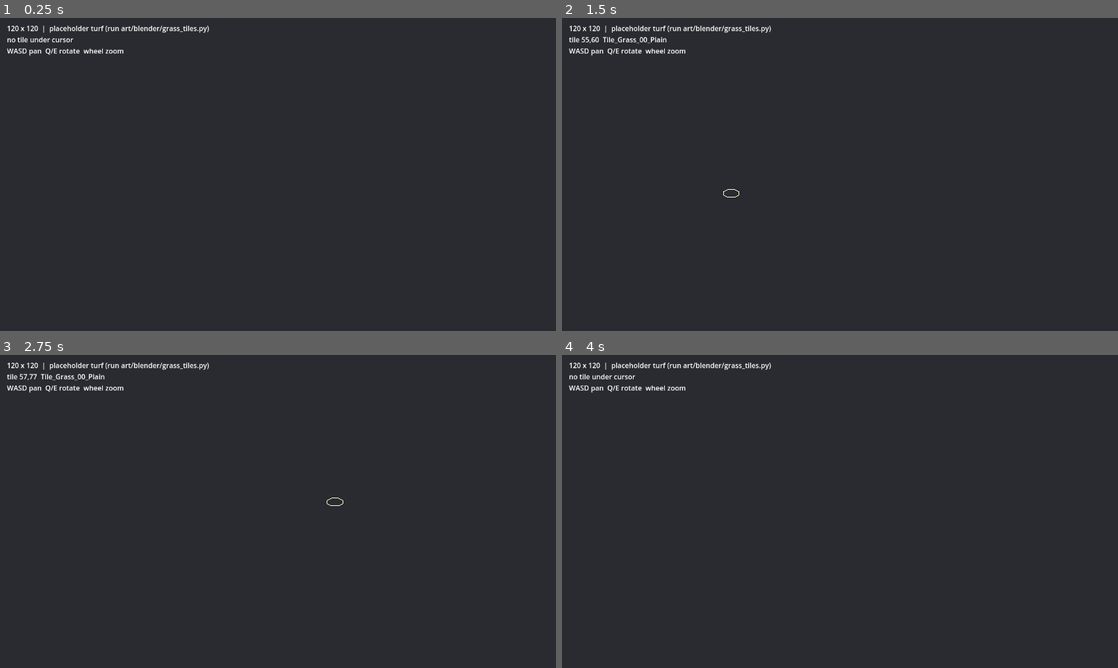
Above: before the commit, frames 1-4 (two rows, left to right).
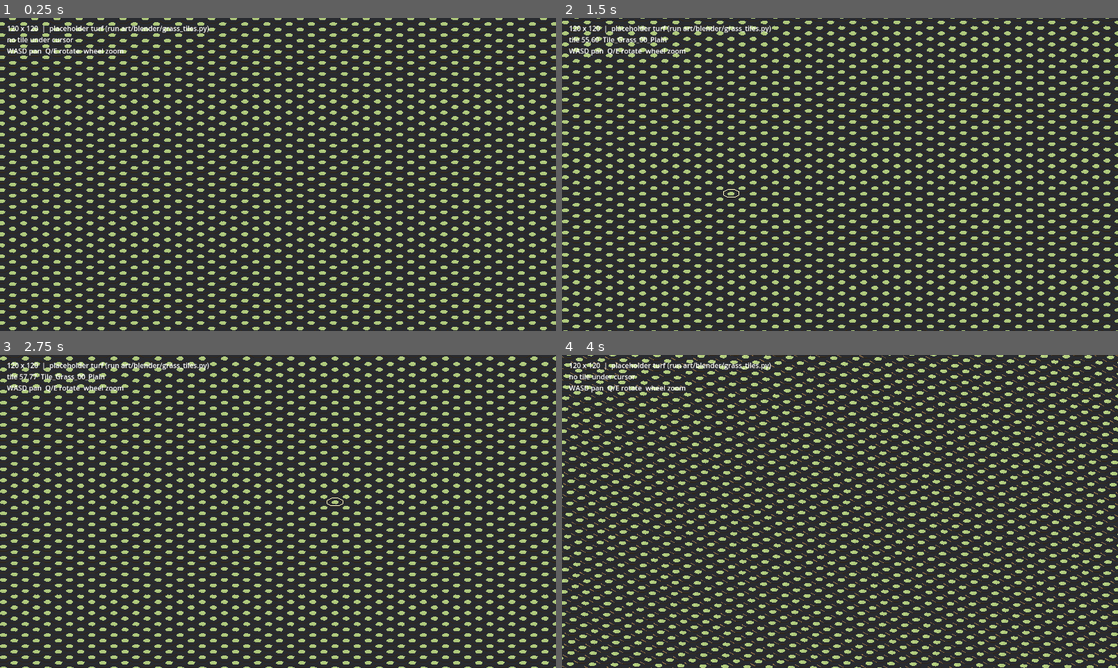
Above: after the commit, the same moments.

Repository: AdLgames/rndxero
Game: Godot game, scene res://scenes/main.tscn
The game is run twice, just before and just after one commit, with the same random seed, the same clock (stepped at 60 frames per second) and the same inputs.
Inputs (mouse positions are in pixels of both pictures, inside the frame that each line leads up to):
- Up to frame 1 (0.25 s): no input
- Up to frame 2 (1.5 s): tap Enter at 0.5 s; move the mouse to (962, 158) at 0.52 s; hold S (cam_pan_down) 0.53-1.28 s; click (962, 158) at 0.67 s; move the mouse to (728, 190) at 1.27 s; tap A (cam_pan_left) at 1.35 s; click (728, 190) at 1.42 s
- Up to frame 3 (2.75 s): tap Space at 2 s; move the mouse to (333, 442) at 2.02 s; hold D (cam_pan_right) from 2.03 s (still down); click (333, 442) at 2.17 s
- Up to frame 4 (4 s): move the mouse to (812, 574) at 2.77 s; release D (cam_pan_right) at 2.78 s; tap W (cam_pan_up) at 2.85 s; click (812, 574) at 2.92 s; tap Enter at 3.5 s; move the mouse to (1006, 558) at 3.52 s; hold Q (cam_rotate_ccw) from 3.53 s (still down); click (1006, 558) at 3.67 s

The runs differ from the first frame. In frame 1, 19% of the frame differs, in the area x 0-100%, y 0-100%; in frame 2, 19%; in frame 3, 19%; in frame 4, 21%.
Error before the commit: Parse Error: Assigned value for constant "GRASS_WEIGHTS" isn't a constant expression. (res://scripts/grid/tile_types.gd:18)

Commit message:
Fix non-constant const initializers in tile scripts
GRASS_WEIGHTS was built with a PackedFloat32Array() constructor call, which
is not a constant expression and failed to parse. Four other consts had the
same defect: the Array[T]-annotated direction and variant lists, and
TURF_RINGS / TileHighlight.LIFT, which referenced TilePalette.TILE_H.

All const initializers are now plain literals or built-in struct
constructors. Ring and highlight heights became offsets added to TILE_H at
build time, and loop variables over the untyped direction lists are
annotated explicitly so the arithmetic still type-checks.

Co-Authored-By: Claude Opus 5 <noreply@anthropic.com>
Claude-Session: https://claude.ai/code/session_01Aq6jJebgAV8HwA1vEnrhbh

Diff:
--- a/scripts/grid/oct_grid.gd
+++ b/scripts/grid/oct_grid.gd
@@ -25,10 +25,10 @@
 
 ## Orthogonal neighbours share an octagon edge; diagonal neighbours are only
 ## connected through the gap square between them.
-const ORTHO_DIRS: Array[Vector2i] = [
+const ORTHO_DIRS := [
 	Vector2i(1, 0), Vector2i(-1, 0), Vector2i(0, 1), Vector2i(0, -1),
 ]
-const DIAG_DIRS: Array[Vector2i] = [
+const DIAG_DIRS := [
 	Vector2i(1, 1), Vector2i(-1, -1), Vector2i(1, -1), Vector2i(-1, 1),
 ]
 
@@ -88,10 +88,11 @@
 ## The four octagons touching a gap. Entries may be out of bounds at the map
 ## border; callers should filter with in_bounds().
 func gap_neighbours(g: Vector2i) -> Array[Vector2i]:
-	return [
+	var out: Array[Vector2i] = [
 		Vector2i(g.x - 1, g.y - 1), Vector2i(g.x, g.y - 1),
 		Vector2i(g.x - 1, g.y), Vector2i(g.x, g.y),
 	]
+	return out
 
 
 ## The gap a diagonal step passes through. `dir` must be one of DIAG_DIRS.
@@ -105,15 +106,15 @@
 func neighbours(t: Vector2i, blocked_gaps: PackedByteArray = PackedByteArray()) -> Array[Vector2i]:
 	var out: Array[Vector2i] = []
 	for d in ORTHO_DIRS:
-		var n := t + d
+		var n: Vector2i = t + d
 		if in_bounds(n):
 			out.append(n)
 	for d in DIAG_DIRS:
-		var n := t + d
+		var n: Vector2i = t + d
 		if not in_bounds(n):
 			continue
 		if not blocked_gaps.is_empty():
-			var gi := gap_index(gap_for_diagonal(t, d))
+			var gi := gap_index(gap_for_diagonal(t, n - t))
 			if gi < blocked_gaps.size() and blocked_gaps[gi] != 0:
 				continue
 		out.append(n)
--- a/scripts/grid/tile_types.gd
+++ b/scripts/grid/tile_types.gd
@@ -6,7 +6,7 @@
 
 ## Grass ground variants built by art/blender/grass_tiles.py (art spec 2.1).
 ## Order and names match the VARIANTS list in that script.
-const GRASS_VARIANTS: Array[String] = [
+const GRASS_VARIANTS := [
 	"Tile_Grass_00_Plain",
 	"Tile_Grass_01_Tyre",
 	"Tile_Grass_02_Bricks",
@@ -15,13 +15,13 @@
 ]
 
 ## Plain dominates; the dressed variants are scenery accents, not a checkerboard.
-const GRASS_WEIGHTS: PackedFloat32Array = PackedFloat32Array([0.62, 0.09, 0.10, 0.09, 0.10])
+const GRASS_WEIGHTS := [0.62, 0.09, 0.10, 0.09, 0.10]
 
 const GRASS_ASSET_DIR := "res://assets/tiles/grass/"
 
 
 static func grass_asset_path(variant: int) -> String:
-	return GRASS_ASSET_DIR + GRASS_VARIANTS[variant] + ".glb"
+	return GRASS_ASSET_DIR + str(GRASS_VARIANTS[variant]) + ".glb"
 
 
 ## Deterministic variant choice, so a tile looks the same every time the map is
@@ -31,7 +31,7 @@
 	var r := float(h % 100000) / 100000.0
 	var acc := 0.0
 	for i in GRASS_WEIGHTS.size():
-		acc += GRASS_WEIGHTS[i]
+		acc += float(GRASS_WEIGHTS[i])
 		if r < acc:
 			return i
 	return 0
--- a/scripts/render/tile_highlight.gd
+++ b/scripts/render/tile_highlight.gd
@@ -4,7 +4,8 @@
 ## Octagon outline that follows the tile under the cursor. Drawn as unshaded
 ## line segments just above the turf so it reads over any tile colour.
 
-const LIFT := TilePalette.TILE_H + 0.045
+## Height above the tile rim; added to TilePalette.TILE_H at build time.
+const LIFT := 0.045
 const COLOUR := Color(1.0, 0.95, 0.65)
 
 
@@ -37,4 +38,4 @@
 func _corner(i: int) -> Vector3:
 	var a := i * PI / 8.0
 	var r := OctGrid.APOTHEM if i % 2 == 0 else OctGrid.RCORNER
-	return Vector3(cos(a) * r, LIFT, sin(a) * r)
+	return Vector3(cos(a) * r, TilePalette.TILE_H + LIFT, sin(a) * r)
--- a/scripts/render/tile_mesh_factory.gd
+++ b/scripts/render/tile_mesh_factory.gd
@@ -13,11 +13,13 @@
 const RING_SEGMENTS := 16
 
 ## Matches build_turf_mesh() in the Blender script: a shallow dome of three
-## rings over a dirt skirt. (fraction of the octagon radius, height, jitter)
+## rings over a dirt skirt. Each row is (fraction of the octagon radius, height
+## above the tile rim, jitter); heights are offsets from TilePalette.TILE_H so
+## this stays a plain literal, which is what `const` requires.
 const TURF_RINGS := [
-	[0.45, TilePalette.TILE_H + 0.018, 0.02],
-	[0.88, TilePalette.TILE_H - 0.012, 0.01],
-	[1.00, TilePalette.TILE_H, 0.0],
+	[0.45, 0.018, 0.02],
+	[0.88, -0.012, 0.01],
+	[1.00, 0.0, 0.0],
 ]
 
 var _material: StandardMaterial3D = TilePalette.make_material()
@@ -106,7 +108,7 @@
 	var centre := Vector3(rng.randf_range(-0.02, 0.02), TilePalette.TILE_H + 0.03, rng.randf_range(-0.02, 0.02))
 	var rings: Array = []
 	for spec in TURF_RINGS:
-		rings.append(_ring(float(spec[0]), float(spec[1]), float(spec[2]), rng))
+		rings.append(_ring(float(spec[0]), TilePalette.TILE_H + float(spec[1]), float(spec[2]), rng))
 	var bottom := _ring(1.0, 0.0, 0.0, rng)
 
 	var st := SurfaceTool.new()
